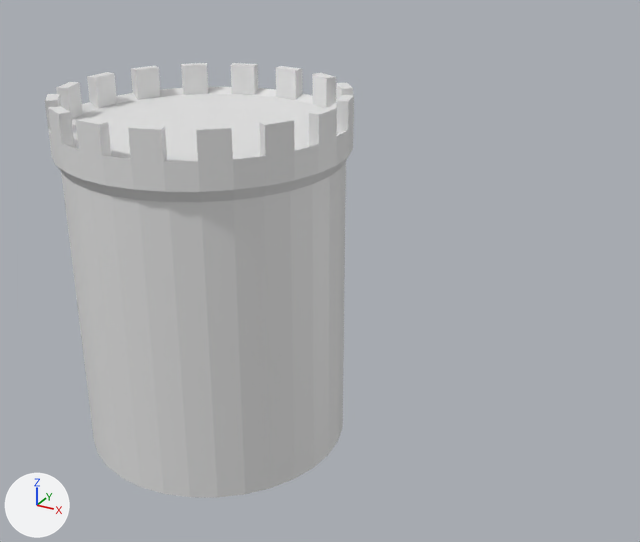
A saved change to the Blender file models/Buildings/wall.blend.
Before and after are seen from a 50 mm lens placed at (275.0, -373.0, 300.0), pointed at (-70.0, 253.0, -13.0). Arrows for +X, +Y and +Z are at lower left; the lights stay in place.
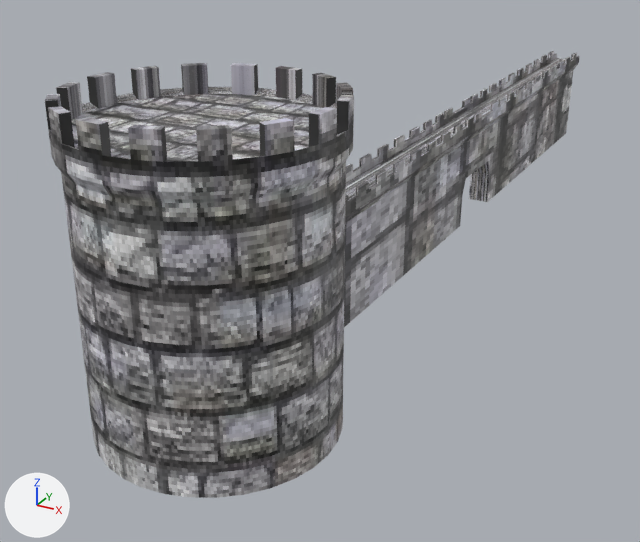
Commit message: added a wall

Pixel boxes (x1, y1, x2, y2) of what changed, in the pictures (640 x 542 px):
'Cylinder', recoloured
    both: (45, 63, 354, 498)
'Cube', added
    after: (344, 51, 580, 327)

Diff of the bpy script that builds the scene:
```diff
--- a/models/Buildings/wall.blend.py
+++ b/models/Buildings/wall.blend.py
@@ img_walltexture_jpg @@
+img_walltexture_jpg = load_image('walltexture.jpg', 'walltexture.jpg', 290, 174, 'sRGB')
@@ mat_wallmaterial @@
+mat_wallmaterial = principled_material('WallMaterial')
+mat_wallmaterial.texture = img_walltexture_jpg
@@ me_cylinder @@
 me_cylinder.from_pydata(...)  # 256 vertices, 226 faces; spans x -1.05..1.05, y -1.05..1.05, z -1.0..1.01
+me_cylinder.materials.append(mat_wallmaterial)  # picture img_walltexture_jpg
@@ me_cube_001 @@
+me_cube_001.from_pydata(...)  # 2546 vertices, 2535 faces; spans x -1.57..1.57, y -1.0..1.0, z -1.0..1.12
+me_cube_001.materials.append(mat_wallmaterial)  # picture img_walltexture_jpg
@@ ob_cube @@
+ob_cube = bpy.data.objects.new('Cube', me_cube_001)
+ob_cube.location = (0.0, 424.0, 50.0)
+ob_cube.scale = (10.0, 350.0, 50.0)
```
